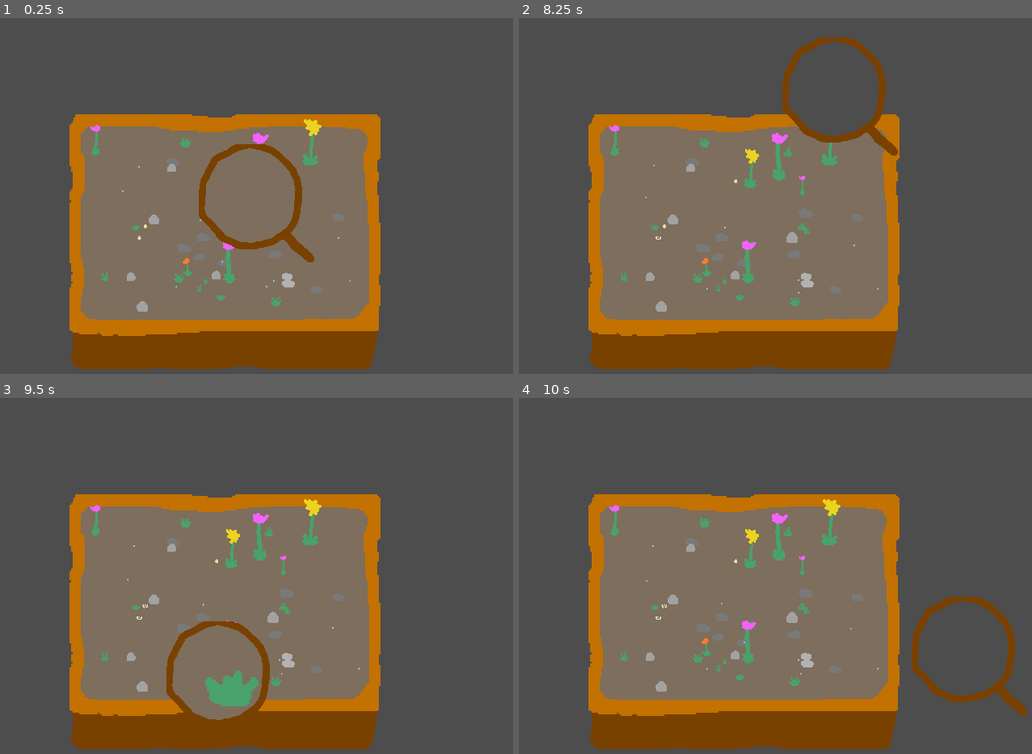
Above: before the commit, frames 1-4 (two rows, left to right).
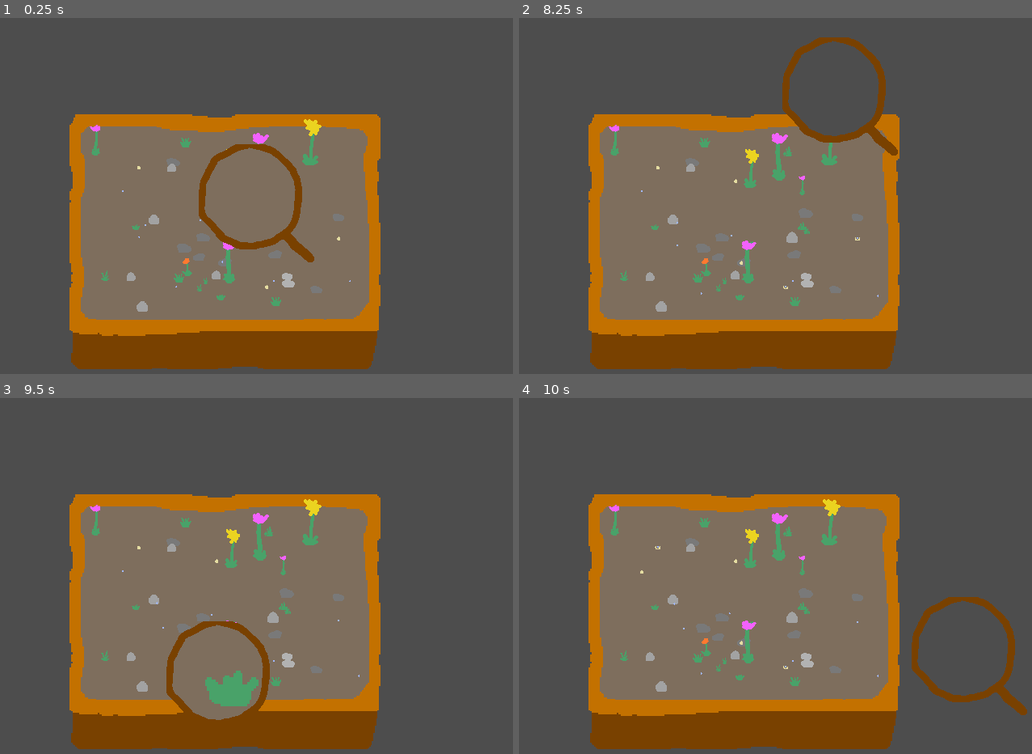
Above: after the commit, the same moments.

Repository: martindzejky/pot-life
Game: Godot game, scene res://main.tscn
Two runs of this game, one before a commit and one after it. Both use one fixed random seed, a clock stepped at 60 frames per second and the inputs below.
Inputs (mouse positions are in pixels of both pictures, inside the frame that each line leads up to):
- Up to frame 1 (0.25 s): no input
- Up to frame 2 (8.25 s): tap Enter at 0.5, 2, 3.5 s; move the mouse to (955, 217) at 0.52 s; tap Space at 1.25, 2.75, 4.25 s; move the mouse to (683, 267) at 1.27 s; move the mouse to (878, 135) at 2.02 s; move the mouse to (780, 338) at 2.77 s; move the mouse to (1006, 313) at 3.52 s; move the mouse to (616, 167) at 4.27 s; move the mouse to (842, 242) at 5.02 s; move the mouse to (713, 121) at 5.77 s; move the mouse to (955, 217) at 6.52 s; move the mouse to (683, 267) at 7.27 s; move the mouse to (878, 135) at 8.02 s
- Up to frame 3 (9.5 s): move the mouse to (261, 718) at 8.77 s
- Up to frame 4 (10 s): move the mouse to (1006, 693) at 9.52 s

The runs differ from the first frame. In frame 1, less than 0.1% of the frame differs, in the area x 26-67%, y 41-77%; in frame 2, less than 0.1%; in frame 3, less than 0.1%; in frame 4, less than 0.1%, in the area x 23-71%, y 41-79%.

Commit message:
add evil creature

Diff:
--- /dev/null
+++ b/creature-evil.tscn
@@ -0,0 +1,15 @@
+[gd_scene load_steps=3 format=3 uid="uid://dtb1y8546baha"]
+
+[ext_resource type="PackedScene" uid="uid://3eeoattdm7pk" path="res://creature.tscn" id="1_yf4pn"]
+[ext_resource type="Texture2D" uid="uid://d1t4rgs4odck4" path="res://sprites/creature-big-evil.png" id="2_863k5"]
+
+[node name="creature" instance=ExtResource("1_yf4pn")]
+wanderSpeed = 20.0
+wanderRange = 80.0
+evil = true
+
+[node name="big" parent="." index="1"]
+texture = ExtResource("2_863k5")
+
+[node name="face-offset" parent="big" index="0"]
+position = Vector2(2, -10)
--- a/creature.gd
+++ b/creature.gd
@@ -4,6 +4,7 @@
 @export var bounds: CollisionShape2D
 @export var wanderSpeed := 14.0
 @export var wanderRange := 40.0
+@export var evil := false
 
 
 # primitive state machine
@@ -37,13 +38,18 @@
 func idleStart():
 
     # TODO: based on hunger and health
-    if randf() < 0.02:
+    if randf() < 0.2:
         switchState('birthing')
         return
 
     $animation.play('idle')
-    $"big/face-offset/face/sprite/animation".play('happy') # TODO: based on hunger and health
     $"idle-timer".start(randf_range(1, 4))
+
+    # TODO: based on hunger and health
+    if evil:
+        $"big/face-offset/face/sprite/animation".play('evil')
+    else:
+        $"big/face-offset/face/sprite/animation".play('happy')
 
 func idleProcess(_delta):
     pass
--- a/creature.tscn
+++ b/creature.tscn
@@ -69,9 +69,26 @@
 "values": [2, 3]
 }
 
+[sub_resource type="Animation" id="Animation_5kxxg"]
+resource_name = "evil"
+loop_mode = 1
+tracks/0/type = "value"
+tracks/0/imported = false
+tracks/0/enabled = true
+tracks/0/path = NodePath(".:frame")
+tracks/0/interp = 1
+tracks/0/loop_wrap = true
+tracks/0/keys = {
+"times": PackedFloat32Array(0),
+"transitions": PackedFloat32Array(1),
+"update": 1,
+"values": [4]
+}
+
 [sub_resource type="AnimationLibrary" id="AnimationLibrary_groeh"]
 _data = {
 "RESET": SubResource("Animation_nudsn"),
+"evil": SubResource("Animation_5kxxg"),
 "happy": SubResource("Animation_n2br8"),
 "sad": SubResource("Animation_m1tgo"),
 "struggling": SubResource("Animation_64w17")
@@ -191,7 +208,7 @@
 [node name="sprite" type="Sprite2D" parent="big/face-offset/face"]
 scale = Vector2(0.7, 0.7)
 texture = ExtResource("4_oxd6a")
-hframes = 4
+hframes = 5
 
 [node name="animation" type="AnimationPlayer" parent="big/face-offset/face/sprite"]
 libraries = {
--- a/egg.gd
+++ b/egg.gd
@@ -2,8 +2,10 @@
 class_name Egg
 
 @export var hatchOnReady := false
+@export var evil := false
 @export var bounds: CollisionShape2D
 @export var creatures: Array[PackedScene] = []
+@export var evilCreatures: Array[PackedScene] = []
 
 
 func _ready():
@@ -18,10 +20,15 @@
 func hatch():
 
     $timer.stop()
-    var creature := creatures.pick_random().instantiate() as Node2D
+
+    var pool = creatures
+    if evil: pool = evilCreatures
+
+    var creature := pool.pick_random().instantiate() as Node2D
     get_parent().add_child(creature)
     creature.global_position = global_position
     creature.bounds = bounds
+    creature.evil = evil
 
     if hatchOnReady:
         queue_free()
--- a/egg.tscn
+++ b/egg.tscn
@@ -1,10 +1,11 @@
-[gd_scene load_steps=10 format=3 uid="uid://dwvp01keji613"]
+[gd_scene load_steps=11 format=3 uid="uid://dwvp01keji613"]
 
 [ext_resource type="Script" path="res://egg.gd" id="1_b3l4u"]
 [ext_resource type="PackedScene" uid="uid://3eeoattdm7pk" path="res://creature.tscn" id="2_x32em"]
 [ext_resource type="Texture2D" uid="uid://dsgrti54luam0" path="res://sprites/egg.png" id="3_hfap3"]
 [ext_resource type="PackedScene" uid="uid://drbyfpmobkc1r" path="res://creature2.tscn" id="3_loxjs"]
 [ext_resource type="PackedScene" uid="uid://b2g0vvfvviuwd" path="res://creature3.tscn" id="4_onbxq"]
+[ext_resource type="PackedScene" uid="uid://dtb1y8546baha" path="res://creature-evil.tscn" id="5_70r7s"]
 
 [sub_resource type="Animation" id="Animation_ng3qu"]
 length = 0.001
@@ -126,6 +127,7 @@
 [node name="egg" type="Node2D"]
 script = ExtResource("1_b3l4u")
 creatures = Array[PackedScene]([ExtResource("2_x32em"), ExtResource("3_loxjs"), ExtResource("4_onbxq")])
+evilCreatures = Array[PackedScene]([ExtResource("5_70r7s")])
 
 [node name="rotation" type="Node2D" parent="."]
 
--- a/spawner.gd
+++ b/spawner.gd
@@ -18,6 +18,7 @@
         var object := egg.instantiate() as Egg
         object.hatchOnReady = randf() < 0.8
         object.bounds = bounds
+        object.evil = randf() < 0.5
         spawnInBounds(object)
 
 
@@ -29,11 +30,13 @@
         if randf() < 0.6:
             var object := egg.instantiate() as Egg
             object.bounds = bounds
+            object.evil = randf() < 0.5
             spawnInBounds(object)
     elif get_tree().get_node_count_in_group('creature') < 100:
         if randf() < 0.2:
             var object := egg.instantiate() as Egg
             object.bounds = bounds
+            object.evil = randf() < 0.5
             spawnInBounds(object)
 
 
@@ -42,6 +45,7 @@
     var object := egg.instantiate() as Egg
     object.bounds = bounds
     object.global_position = creature.global_position
+    object.evil = creature.evil
     get_parent().add_child.call_deferred(object)
 
 
Not shown: 1 places in creature.tscn that only renumber resources
Binary file added: sprites/creature-big-evil.png
Not shown, added: sprites/creature-big-evil.png.import
Binary file changed: sprites/creature-big.aseprite
Binary file changed: sprites/face.aseprite
Binary file changed: sprites/face.png
